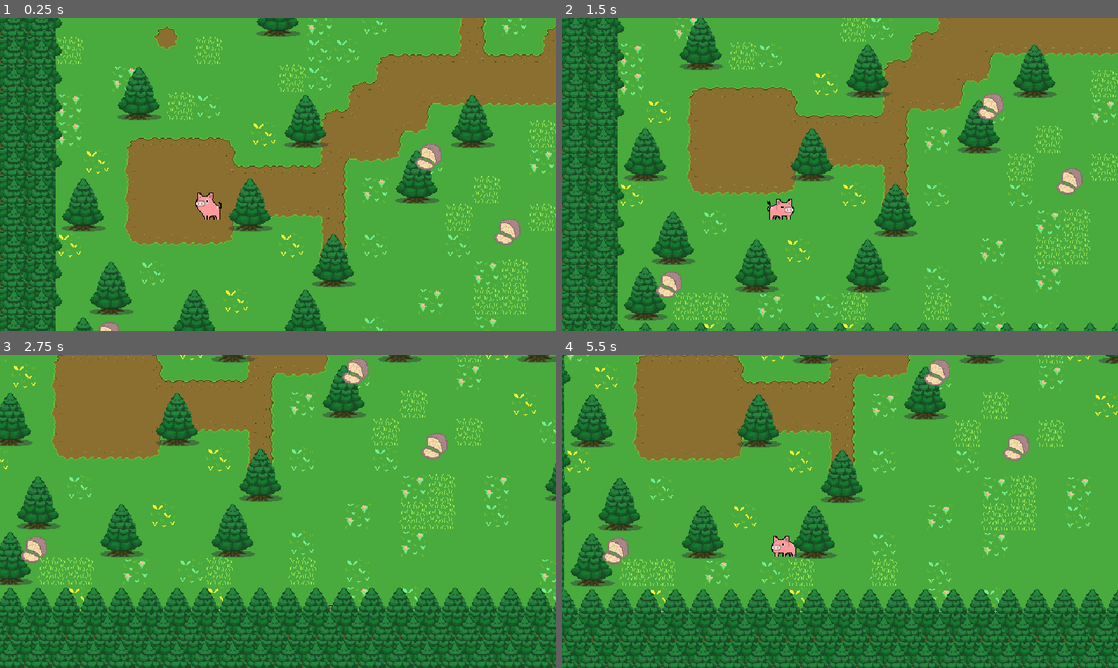
Above: before the commit, frames 1-4 (two rows, left to right).
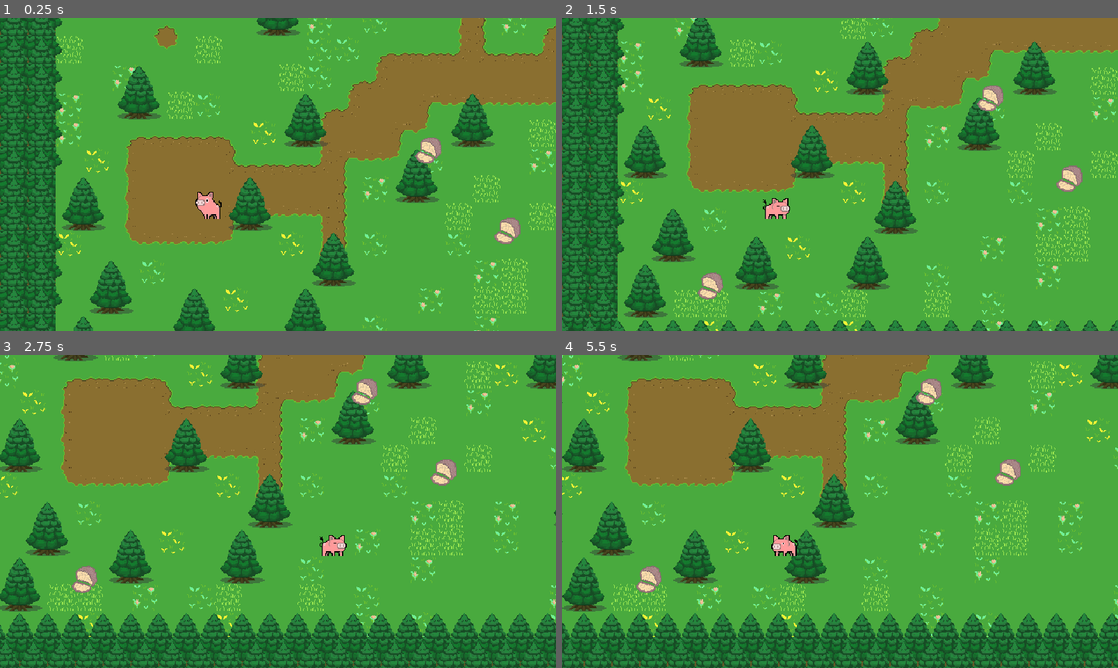
Above: after the commit, the same moments.

Repository: tedosuji/hotncold
Game: Godot game, scene res://src/Main.tscn
Two runs of this game, one before a commit and one after it. Both use one fixed random seed, a clock stepped at 60 frames per second and the inputs below.
Inputs:
- Up to frame 1 (0.25 s): no input
- Up to frame 2 (1.5 s): hold Right (move_right) 0.53-1.28 s; hold Space (action) 0.53-1.28 s; tap Z (dig) at 0.8, 1.35 s; hold Down (move_down) from 1.28 s (still down)
- Up to frame 3 (2.75 s): tap Space (action) at 1.55 s; release Down (move_down) at 2.03 s; hold Right (move_right) from 2.03 s (still down); hold Space (action) from 2.03 s (still down); tap Z (dig) at 2.3 s
- Up to frame 4 (5.5 s): release Right (move_right) at 2.78 s; release Space (action) at 2.78 s; hold Up (move_up) 2.78-3.53 s; tap Z (dig) at 2.85, 3.8, 4.35, 5.3 s; tap Space (action) at 3.05, 4.55 s; hold Space (action) 3.53-4.28 s; hold Left (move_left) 3.53-5.03 s; tap Escape (ui_cancel) at 4.15 s; hold Down (move_down) from 5.03 s (still down); hold Space (action) from 5.03 s (still down)

The runs differ from the first frame. In frame 1, 10% of the frame differs, in the area x 0-100%, y 0-100%; in frame 2, 21%; in frame 3, 41%; in frame 4, 40%.

Commit message:
added area2d to pig player

Diff:
--- a/project.godot
+++ b/project.godot
@@ -62,7 +62,7 @@
 [layer_names]
 
 2d_physics/layer_1="Player"
-2d_physics/layer_2="Trees"
+2d_physics/layer_2="Truffles"
 
 [rendering]
 
--- a/src/Main.gd
+++ b/src/Main.gd
@@ -48,16 +48,17 @@
 		#if > 100 pix away, sadface
 
 
-func _on_player_body_entered(body):
-	current_truffle = body
+func _on_digbox_body_entered(body):
 	player_touching = true
-	print("touching, ", player_touching)
+	#if area.name == "truffle_zone":
+		#print_debug(area.get_parent().name)
 
 
-func _on_player_body_exited(body):
+func _on_digbox_body_exit(body):
 	current_truffle = null
 	player_touching = false
-	print("not touching, ", player_touching)
+	#if area.name == "truffle_zone":
+		#print_debug("leaving ",area.get_parent().name)
 
 
 func _on_player_dig(body):
--- a/src/Main.tscn
+++ b/src/Main.tscn
@@ -744,23 +744,13 @@
 
 [sub_resource type="TileSet" id="TileSet_4fbw2"]
 tile_size = Vector2i(32, 32)
-physics_layer_0/collision_layer = 1
+physics_layer_0/collision_layer = 3
+physics_layer_0/collision_mask = 3
 sources/2 = SubResource("TileSetAtlasSource_db21i")
 
 [node name="Main" type="Node"]
 script = ExtResource("1_cakcx")
 mob_scene = ExtResource("2_lxh03")
-
-[node name="pigPlayer2" parent="." instance=ExtResource("4_pkx6k")]
-
-[node name="StageTimer" type="Timer" parent="."]
-
-[node name="StartTimer" type="Timer" parent="."]
-wait_time = 2.0
-one_shot = true
-
-[node name="PlayerStart" type="Marker2D" parent="."]
-position = Vector2(240, 450)
 
 [node name="TileMap" type="TileMap" parent="."]
 tile_set = SubResource("TileSet_4fbw2")
@@ -777,3 +767,14 @@
 layer_1/y_sort_origin = 0
 layer_1/z_index = 0
 layer_1/tile_data = PackedInt32Array(393242, 65538, 10, 458778, 65538, 7, 393243, 65538, 10, 458779, 131074, 7, 655379, …(11295 unchanged characters)…
+
+[node name="StageTimer" type="Timer" parent="."]
+
+[node name="StartTimer" type="Timer" parent="."]
+wait_time = 2.0
+one_shot = true
+
+[node name="PlayerStart" type="Marker2D" parent="."]
+position = Vector2(240, 450)
+
+[node name="pigPlayer2" parent="." instance=ExtResource("4_pkx6k")]
--- a/src/Player.tscn
+++ b/src/Player.tscn
@@ -159,6 +159,47 @@
 "values": [0]
 }
 
+[sub_resource type="Animation" id="Animation_gaith"]
+resource_name = "dig"
+length = 0.6
+loop_mode = 1
+tracks/0/type = "value"
+tracks/0/imported = false
+tracks/0/enabled = true
+tracks/0/path = NodePath(".:texture")
+tracks/0/interp = 1
+tracks/0/loop_wrap = true
+tracks/0/keys = {
+"times": PackedFloat32Array(0),
+"transitions": PackedFloat32Array(1),
+"update": 1,
+"values": [ExtResource("25_wg7xw")]
+}
+tracks/1/type = "value"
+tracks/1/imported = false
+tracks/1/enabled = true
+tracks/1/path = NodePath(".:hframes")
+tracks/1/interp = 1
+tracks/1/loop_wrap = true
+tracks/1/keys = {
+"times": PackedFloat32Array(0),
+"transitions": PackedFloat32Array(1),
+"update": 1,
+"values": [6]
+}
+tracks/2/type = "value"
+tracks/2/imported = false
+tracks/2/enabled = true
+tracks/2/path = NodePath(".:frame")
+tracks/2/interp = 1
+tracks/2/loop_wrap = true
+tracks/2/keys = {
+"times": PackedFloat32Array(0, 0.1, 0.2, 0.3, 0.4, 0.5),
+"transitions": PackedFloat32Array(1, 1, 1, 1, 1, 1),
+"update": 1,
+"values": [0, 1, 2, 3, 4, 5]
+}
+
 [sub_resource type="Animation" id="Animation_27sy6"]
 resource_name = "idle"
 length = 1.05
@@ -242,47 +283,6 @@
 "values": [0, 1, 2, 3]
 }
 
-[sub_resource type="Animation" id="Animation_gaith"]
-resource_name = "dig"
-length = 0.6
-loop_mode = 1
-tracks/0/type = "value"
-tracks/0/imported = false
-tracks/0/enabled = true
-tracks/0/path = NodePath(".:texture")
-tracks/0/interp = 1
-tracks/0/loop_wrap = true
-tracks/0/keys = {
-"times": PackedFloat32Array(0),
-"transitions": PackedFloat32Array(1),
-"update": 1,
-"values": [ExtResource("25_wg7xw")]
-}
-tracks/1/type = "value"
-tracks/1/imported = false
-tracks/1/enabled = true
-tracks/1/path = NodePath(".:hframes")
-tracks/1/interp = 1
-tracks/1/loop_wrap = true
-tracks/1/keys = {
-"times": PackedFloat32Array(0),
-"transitions": PackedFloat32Array(1),
-"update": 1,
-"values": [6]
-}
-tracks/2/type = "value"
-tracks/2/imported = false
-tracks/2/enabled = true
-tracks/2/path = NodePath(".:frame")
-tracks/2/interp = 1
-tracks/2/loop_wrap = true
-tracks/2/keys = {
-"times": PackedFloat32Array(0, 0.1, 0.2, 0.3, 0.4, 0.5),
-"transitions": PackedFloat32Array(1, 1, 1, 1, 1, 1),
-"update": 1,
-"values": [0, 1, 2, 3, 4, 5]
-}
-
 [sub_resource type="AnimationLibrary" id="AnimationLibrary_ykp5n"]
 _data = {
 "RESET": SubResource("Animation_niw0b"),
--- a/src/Truffle.tscn
+++ b/src/Truffle.tscn
@@ -6,8 +6,12 @@
 [sub_resource type="RectangleShape2D" id="RectangleShape2D_e1ewq"]
 size = Vector2(53, 56)
 
+[sub_resource type="CircleShape2D" id="CircleShape2D_eon76"]
+radius = 22.3607
+
 [node name="Truffle" type="RigidBody2D" groups=["Truffle", "Truffles", "truffle", "truffles"]]
-collision_mask = 0
+collision_layer = 2
+collision_mask = 2
 gravity_scale = 0.0
 script = ExtResource("1_3hy0y")
 
@@ -26,3 +30,8 @@
 region_enabled = true
 region_rect = Rect2(448, 288, 32, 32)
 metadata/_edit_group_ = true
+
+[node name="truffle_zone" type="Area2D" parent="."]
+
+[node name="CollisionShape2D" type="CollisionShape2D" parent="truffle_zone"]
+shape = SubResource("CircleShape2D_eon76")
--- /dev/null
+++ b/src/junks.tscn
@@ -0,0 +1,38 @@
+[gd_scene load_steps=4 format=3 uid="uid://cpjkchffoqimo"]
+
+[ext_resource type="Texture2D" uid="uid://dusbix8d0t1wa" path="res://assets/sprites/Sprite-sheet.png" id="1_ul4im"]
+
+[sub_resource type="GDScript" id="GDScript_tbwht"]
+script/source = "extends Area2D
+
+func _ready():
+	pass # Replace with function body.
+
+
+
+# Called every frame. 'delta' is the elapsed time since the previous frame.
+func _process(delta):
+	pass
+
+func _on_visible_on_screen_notifier_2d_screen_exited():
+	queue_free()
+
+func start(pos):
+	position = pos
+	show()
+	$CollisionShape2D.disabled = false
+"
+
+[sub_resource type="CircleShape2D" id="CircleShape2D_6gsen"]
+radius = 30.54
+
+[node name="junks" type="Area2D"]
+script = SubResource("GDScript_tbwht")
+
+[node name="CollisionShape2D" type="CollisionShape2D" parent="."]
+shape = SubResource("CircleShape2D_6gsen")
+
+[node name="Sprite2D" type="Sprite2D" parent="."]
+texture = ExtResource("1_ul4im")
+region_enabled = true
+region_rect = Rect2(448, 288, 32, 32)
--- a/src/pigPlayer/pigPlayer2.gd
+++ b/src/pigPlayer/pigPlayer2.gd
@@ -38,3 +38,13 @@
 
 	move_and_slide()
 	updateAnimation()
+
+
+func _on_digbox_area_entered(area):
+
+	if area.name == "truffle_zone":
+		print_debug(area.get_parent().name)
+		# Check if the "Z" key is pressed
+		if Input.is_action_pressed("ui_cancel"):
+			# Delete the sprite
+			area.queue_free()
--- a/src/pigPlayer/pig_player_2.tscn
+++ b/src/pigPlayer/pig_player_2.tscn
@@ -191,6 +191,10 @@
 [sub_resource type="AnimationNodeStateMachinePlayback" id="AnimationNodeStateMachinePlayback_niu1f"]
 
 [sub_resource type="RectangleShape2D" id="RectangleShape2D_qwl5k"]
+size = Vector2(31, 28)
+
+[sub_resource type="CircleShape2D" id="CircleShape2D_na284"]
+radius = 23.0868
 
 [node name="pigPlayer2" type="CharacterBody2D"]
 script = ExtResource("1_dm5fd")
@@ -210,10 +214,8 @@
 parameters/playback = SubResource("AnimationNodeStateMachinePlayback_niu1f")
 parameters/walk/blend_position = 0
 
-[node name="CollisionShape2D" type="CollisionShape2D" parent="."]
-shape = SubResource("RectangleShape2D_qwl5k")
-
 [node name="Camera2D" type="Camera2D" parent="."]
+position = Vector2(0, 1)
 zoom = Vector2(2, 2)
 limit_left = 0
 limit_top = 0
@@ -226,3 +228,17 @@
 script = ExtResource("5_5djc3")
 
 [node name="Node" type="Node" parent="pigStateMachine"]
+
+[node name="CollisionShape2D" type="CollisionShape2D" parent="."]
+position = Vector2(0.5, 2)
+shape = SubResource("RectangleShape2D_qwl5k")
+
+[node name="digbox" type="Area2D" parent="."]
+collision_mask = 3
+
+[node name="CollisionShape2D" type="CollisionShape2D" parent="digbox"]
+shape = SubResource("CircleShape2D_na284")
+
+[connection signal="area_entered" from="digbox" to="." method="_on_digbox_area_entered"]
+[connection signal="area_exited" from="digbox" to="." method="_on_digbox_area_exited"]
+[connection signal="body_entered" from="digbox" to="." method="_on_digbox_body_entered"]
Not shown: 1 places in src/Truffle.tscn that only renumber resources
Not shown: 1 places in src/pigPlayer/pig_player_2.tscn that only renumber resources
